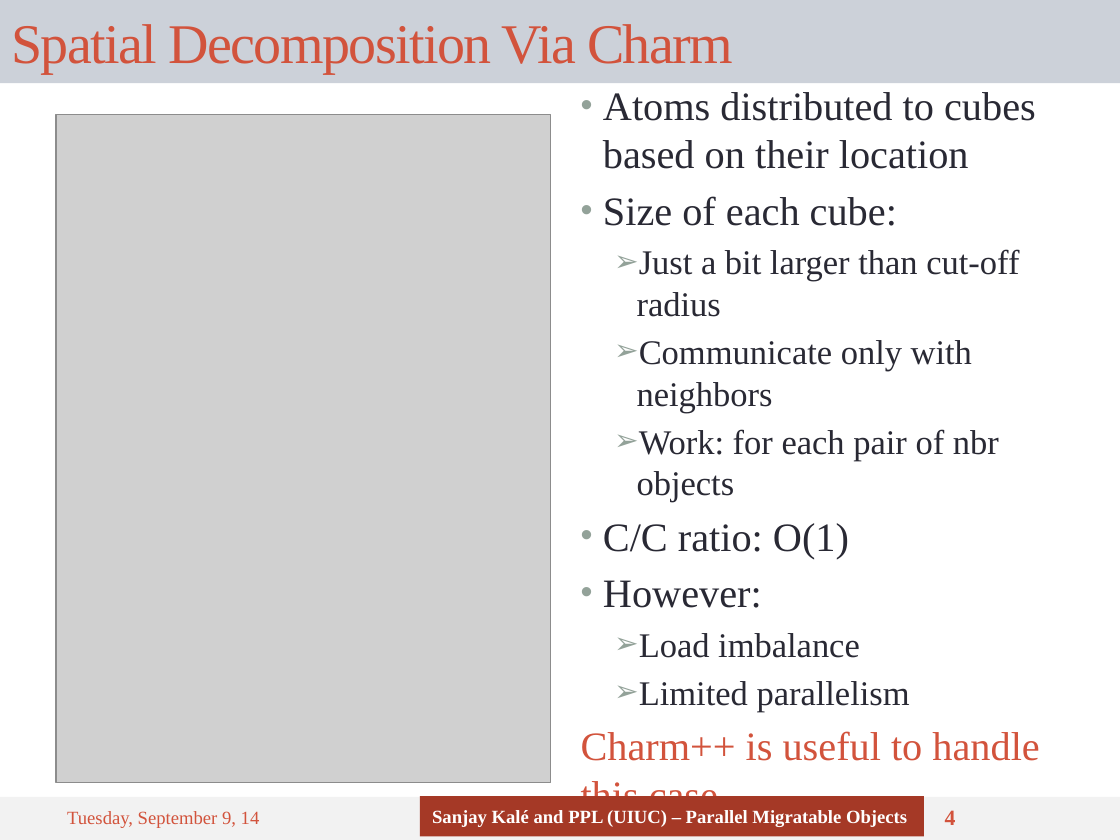
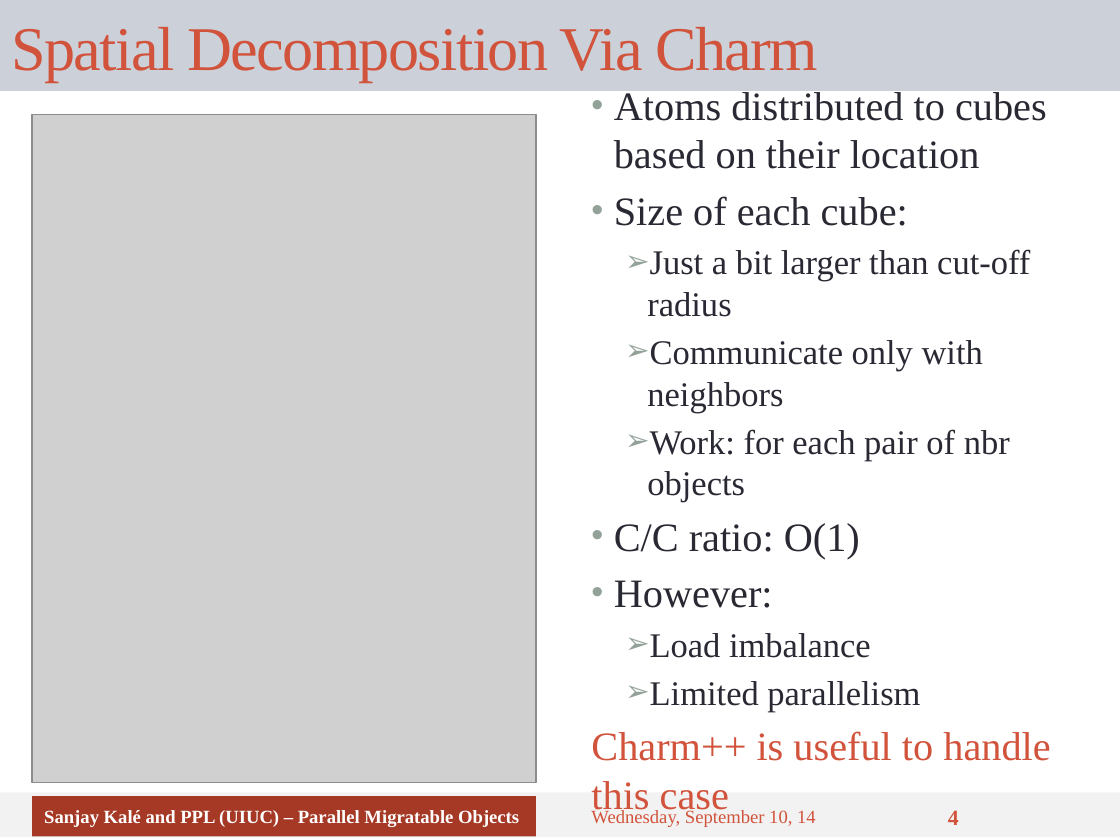
Before and after one commit to UIUC-PPL/charm_tutorial, a slide deck: slide 4 of tutorial-08-app_design.pptx. Drawn at 1120x840 pixels with LibreOffice and Linux fonts; fonts in the diff are those of the drawing; grey boxes stand for pictures. Boxes give left, top, right and bottom in pixels: in the first picture for what was removed or moved away, otherwise in the second. Text is boxed around its words. In the diff, an @@ line names an element or a change of style, - is before the commit and + after.

```diff
--- a/tutorial-08-app_design.pptx
+++ b/tutorial-08-app_design.pptx
@@ title "Spatial Decomposition Via Charm": place and size @@
-title "Spatial Decomposition Via Charm" at (0,0,1120,83)
+title "Spatial Decomposition Via Charm" at (0,0,1120,91)
@@ title "Spatial Decomposition Via Charm" at (0,0,1120,91): size 36 to 40 pt @@
@@ text "Atoms distributed to cubes based ...": place and size @@
-text "Atoms distributed to cubes based ..." at (581,92,1039,817)
+text "Atoms distributed to cubes based ..." at (591,89,1050,817)
@@ picture: place and size @@
-picture at (56,114,551,783)
+picture at (32,114,536,783)
@@ rectangle: place and size @@
-rectangle at (0,797,1120,840)
+rectangle at (0,793,1120,838)
@@ rectangle "Sanjay Kalé and PPL (UIUC) ...": place and size @@
-rectangle "Sanjay Kalé and PPL (UIUC) ..." at (420,796,924,837)
+rectangle "Sanjay Kalé and PPL (UIUC) ..." at (32,796,536,837)
@@ text at (591,809,816,827): text changed @@
-Tuesday, September 9, 14
+Wednesday, September 10, 14
```
Also in this commit, not shown: 12 other slides changed.
